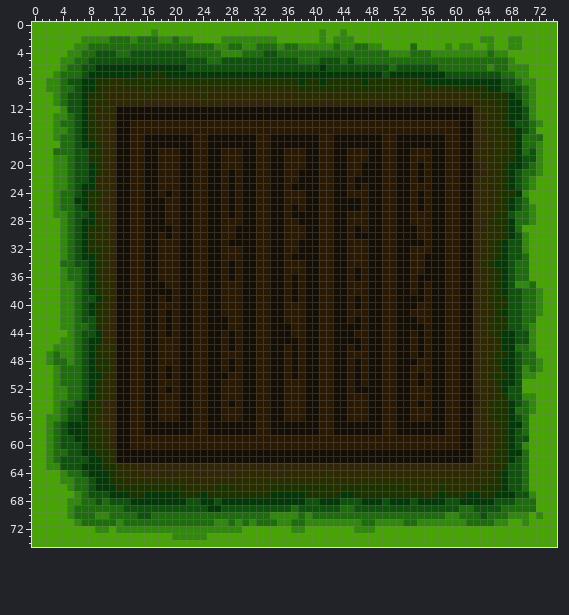
Sprite sheet, stored at assets/block/plugged-hole.png. Above: the version before the commit.
The file is 75x75 pixels.
Now the later version:
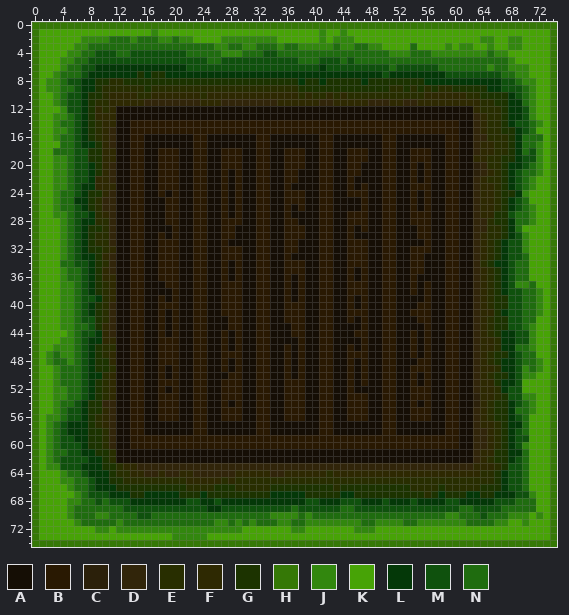
Palette (. is transparent): A #150e05  B #291902  C #2b200a  D #31250a  E #282e00  F #2e2902  G #1c3300  H #357806  J #32870e  K #47a306  L #043808  M #0f510d  N #1f6c0f
Change:
y 0: x 0..74 KKKKKKKKKKKKKKKKKKKKKKKKKKKKKKKKKKKKKKKKKKKKKKKKKKKKKKKKKKKKKKKKKKKKKKKKKKK -> HHHHHHHHHHHHHHHHHHHHHHHHHHHHHHHHHHHHHHHHHHHHHHHHHHHHHHHHHHHHHHHHHHHHHHHHHHH
y 1..73: x 0 K -> H; x 74 K -> H
y 74: x 0..74 KKKKKKKKKKKKKKKKKKKKKKKKKKKKKKKKKKKKKKKKKKKKKKKKKKKKKKKKKKKKKKKKKKKKKKKKKKK -> HHHHHHHHHHHHHHHHHHHHHHHHHHHHHHHHHHHHHHHHHHHHHHHHHHHHHHHHHHHHHHHHHHHHHHHHHHH
Pixel boxes of the changes (left, top, right, bottom) in both pictures:
changed: (32, 22, 557, 547)
